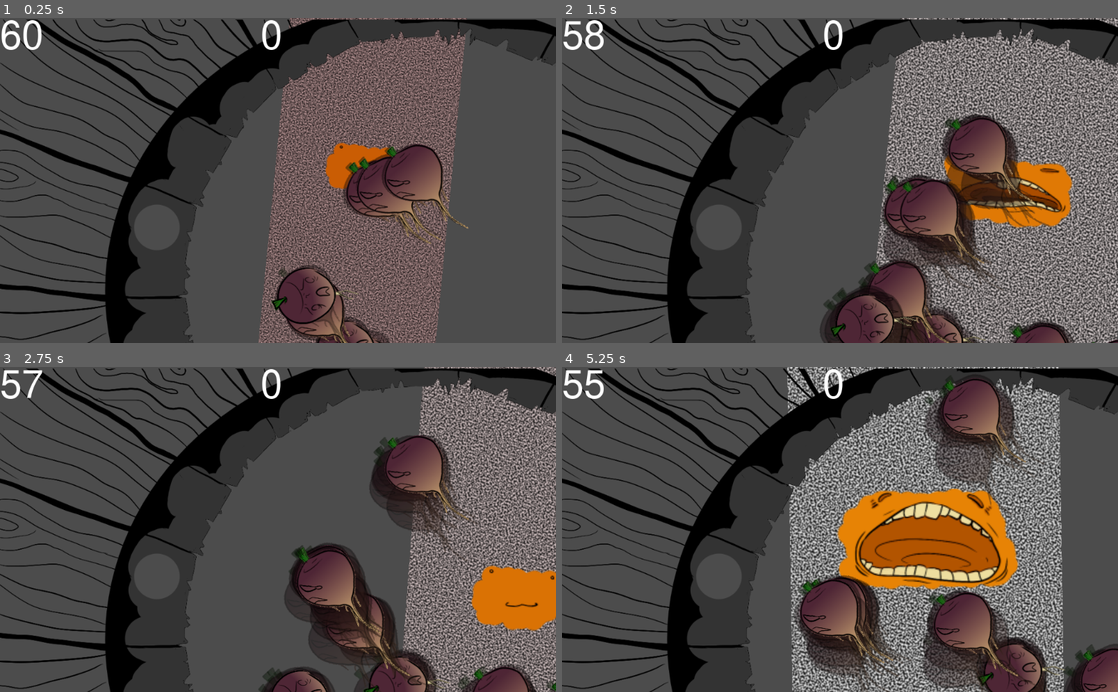
Above: before the commit, frames 1-4 (two rows, left to right).
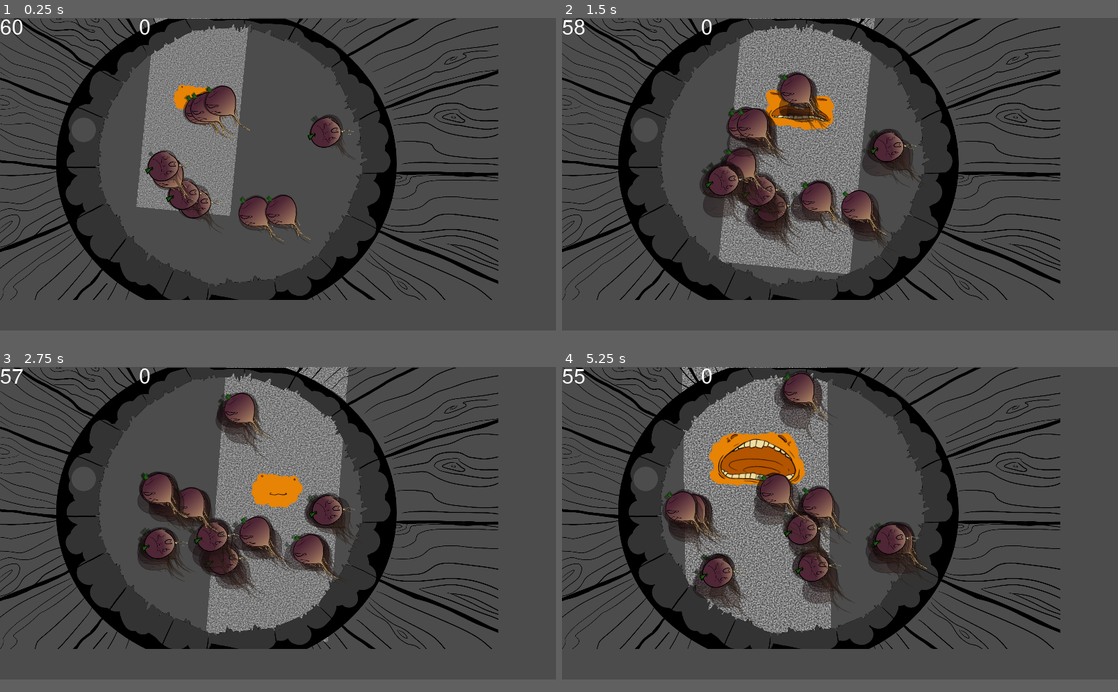
Above: after the commit, the same moments.

Repository: Nopey/carnival
Game: Godot game, scene res://Claw/Game.tscn
Same seed, same stepped clock (60 frames per second), same inputs: the game is played once before the commit and once after it.
Inputs:
- Up to frame 1 (0.25 s): no input
- Up to frame 2 (1.5 s): tap Enter (ui_accept) at 0.5, 0.77 s; hold Right (ui_right) 0.53-1.28 s; hold Down (ui_down) from 1.28 s (still down)
- Up to frame 3 (2.75 s): tap Enter (ui_accept) at 1.52 s; release Down (ui_down) at 2.03 s; hold Right (ui_right) from 2.03 s (still down)
- Up to frame 4 (5.25 s): release Right (ui_right) at 2.78 s; hold Up (ui_up) 2.78-3.53 s; tap Enter (ui_accept) at 3.02, 3.77, 4.52 s; hold Left (ui_left) 3.53-5.03 s; hold Down (ui_down) from 5.03 s (still down)
In our replay, the window is 800x468 before the commit and 800x450 after it. These sizes can differ from the game's own. Grey fills any space a smaller window leaves; there, only what the larger window draws over its background counts as a difference.

The runs differ from the first frame. In frame 1, 52% of the frame differs, in the area x 0-100%, y 0-100%; in frame 2, 67%; in frame 3, 64%; in frame 4, 66%.

Commit message:
Start to fix viewport, fix colliders

Diff:
--- a/Claw/Player.gd
+++ b/Claw/Player.gd
@@ -88,9 +88,6 @@
 	var progress = state_progress / get_state_length()
 	var scale = lerp(from_scale, to_scale, progress)
 	self.scale = Vector2(scale, scale)
-	# hack	QA
-	$BodySprite.modulate = lerp(Color.brown, Color.white, scale)
-	$Mouth/Sprite.modulate = lerp(Color.brown, Color.white, scale)
 
 	# grab turnips
 	if bob_state == BobState.DOWN_HOLD && !gotcha:
--- a/Claw/Player.tscn
+++ b/Claw/Player.tscn
@@ -3,10 +3,6 @@
 [ext_resource path="res://Claw/Player.gd" type="Script" id=1]
 [ext_resource path="res://Claw/sounds/bite.wav" type="AudioStream" id=2]
 [ext_resource path="res://Claw/carrot_face_down_hold.png" type="Texture" id=3]
-
-[sub_resource type="CapsuleShape2D" id=1]
-radius = 100.0
-height = 80.0
 
 [sub_resource type="OpenSimplexNoise" id=2]
 octaves = 1
@@ -17,17 +13,22 @@
 height = 1200
 noise = SubResource( 2 )
 
-[sub_resource type="CircleShape2D" id=4]
-radius = 50.0
+[sub_resource type="CapsuleShape2D" id=1]
+radius = 100.0
+height = 80.0
+
+[sub_resource type="CapsuleShape2D" id=4]
+height = 40.0
 
 [node name="Player" type="Area2D"]
 script = ExtResource( 1 )
 
-[node name="BodyCollider" type="CollisionShape2D" parent="."]
-shape = SubResource( 1 )
-
 [node name="BodySprite" type="Sprite" parent="."]
 texture = SubResource( 3 )
+
+[node name="BodyCollider" type="CollisionShape2D" parent="."]
+rotation = 1.5708
+shape = SubResource( 1 )
 
 [node name="Mouth" type="Area2D" parent="."]
 position = Vector2( 1, 0 )
--- a/Claw/Turnip.gd
+++ b/Claw/Turnip.gd
@@ -50,6 +50,15 @@
 		flee_rate = 0
 		flee_path = Vector2.ZERO
 
+#const IDLE_SCALE: float = 1.0
+#const SUNK_SCALE: float = 1.5
+
+func sink():
+	var scale = flee_rate / NOMINAL_FLEE_RATE
+	var progress = scale / 5 + 0.5
+	$Sprite.modulate = lerp(Color.brown, Color.white, progress)
+	self.scale = Vector2(scale, scale)
+
 func _on_Player_bite():
 	$sfx.play()
 	$idle_particles.emitting = false
@@ -57,12 +66,7 @@
 	flee_rate = 0
 
 func set_position(pos : Vector2):
-
-	var transform = .get_transform()
-
-	# There's no way this is the right way to do this, but lol game jam.
-	transform.x = Vector2(pos.x, 0)
-	transform.y = Vector2(0, pos.y)
+	self.global_position = pos
 
 
 func _on_VisibilityNotifier2D_viewport_exited(viewport):
--- a/project.godot
+++ b/project.godot
@@ -40,9 +40,18 @@
 
 default_bus_layout="res://Claw/claw_mixer.tres"
 
+[display]
+
+window/size/width=1920
+window/size/height=1080
+window/size/fullscreen=true
+window/stretch/mode="2d"
+window/stretch/aspect="keep"
+
 [global]
 
 icon=false
+viewport=false
 
 [gui]
 
